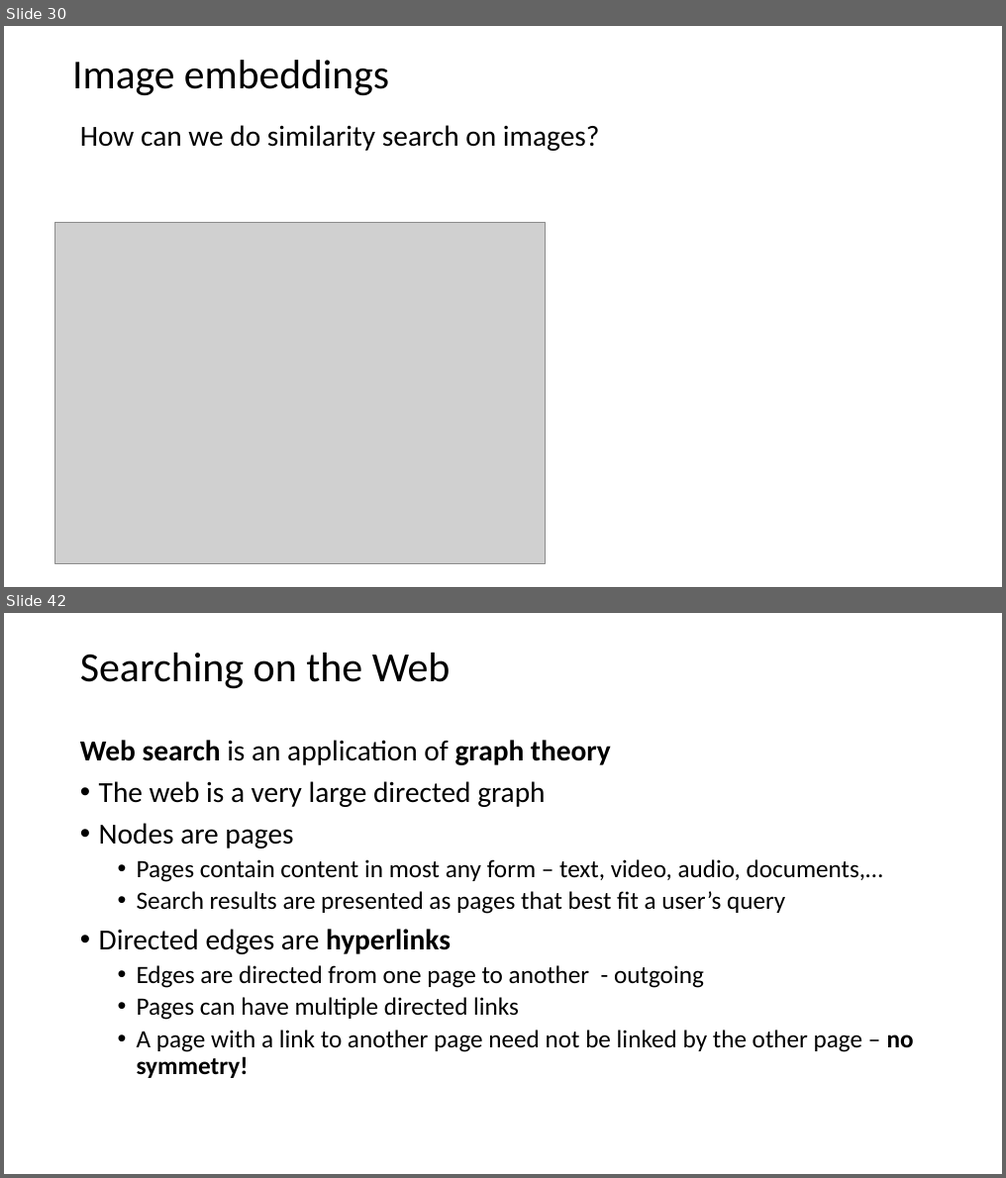
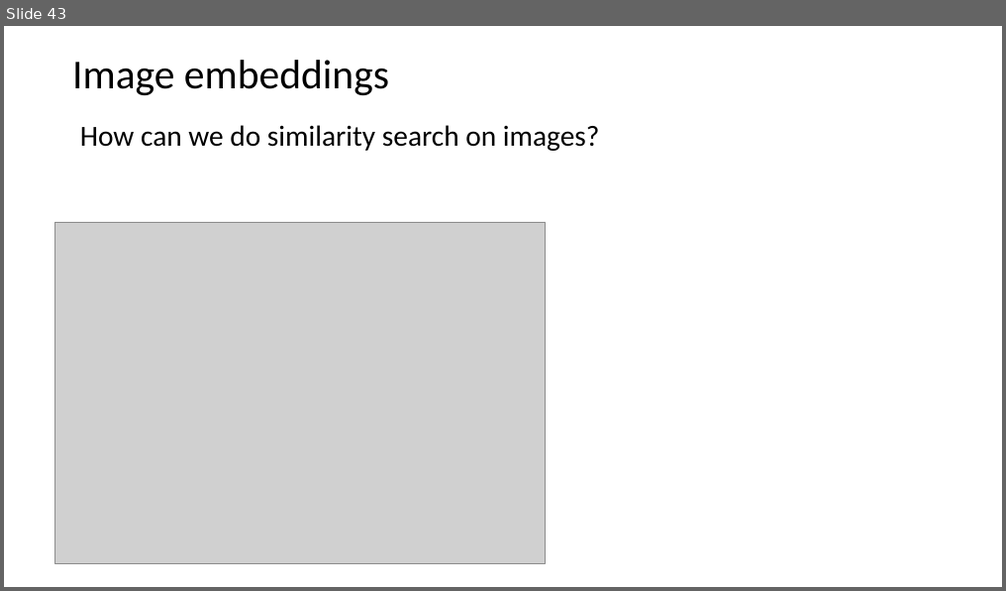
Before and after one commit to harelgabainew/school1, a slide deck: slides/7_DocumentWebSearching.pptx. Shown one above the other, each under a label of ours: slides 30 and 42 before the commit, slide 43 after it; the slides between them are not shown. The pictures are 1006x1178 and 1006x591 pixels, drawn with LibreOffice and Linux fonts; fonts in the diff are those of the drawing; grey boxes stand for pictures. Boxes give left, top, right and bottom in pixels: in the first picture for what was removed or moved away, otherwise in the second. Text is boxed around its words. In the diff, an @@ line names an element or a change of style, - is before the commit and + after.

```diff
--- a/slides/7_DocumentWebSearching.pptx
+++ b/slides/7_DocumentWebSearching.pptx
@@ slide 42 removed at (x1=4, y1=613, x2=1002, y2=1174), background #FFFFFF @@
@@ title removed at (x1=80, y1=653, x2=450, y2=689) @@
-Searching on the Web
@@ text removed at (x1=80, y1=740, x2=914, y2=1078) @@
-Web search is an application of graph theory
-• The web is a very large directed graph
-• Nodes are pages
-  • Pages contain content in most any form – text, video, audio, documents,…
-  • Search results are presented as pages that best fit a user’s query
-• Directed edges are hyperlinks
-  • Edges are directed from one page to another - outgoing
-  • Pages can have multiple directed links
-  • A page with a link to another page need not be linked by the other page – no symmetry!
@@ what was slide 30 is now slide 43 @@
```
Also in this commit, not shown: 5 slides changed, 14 slides added, 56 other slides removed.
